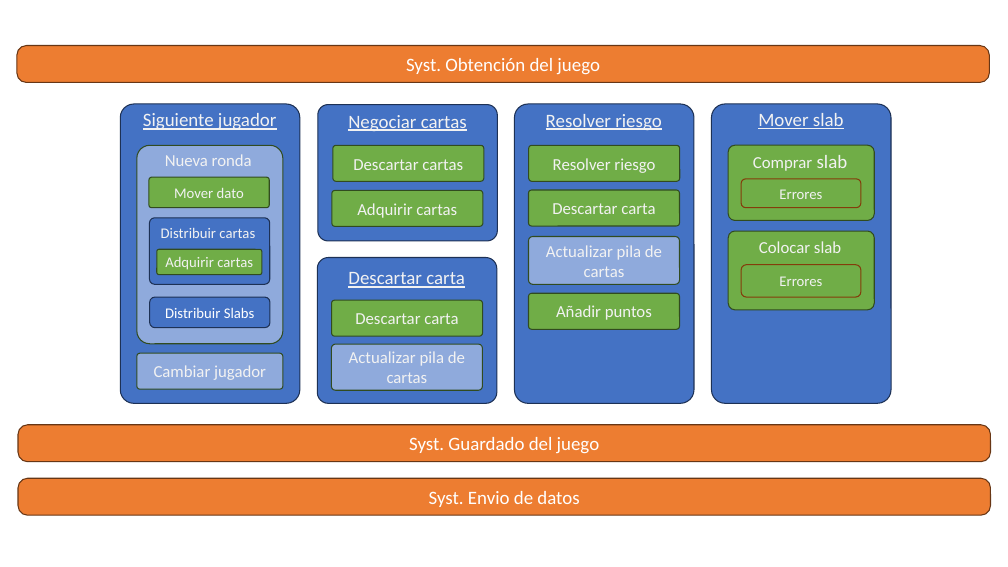
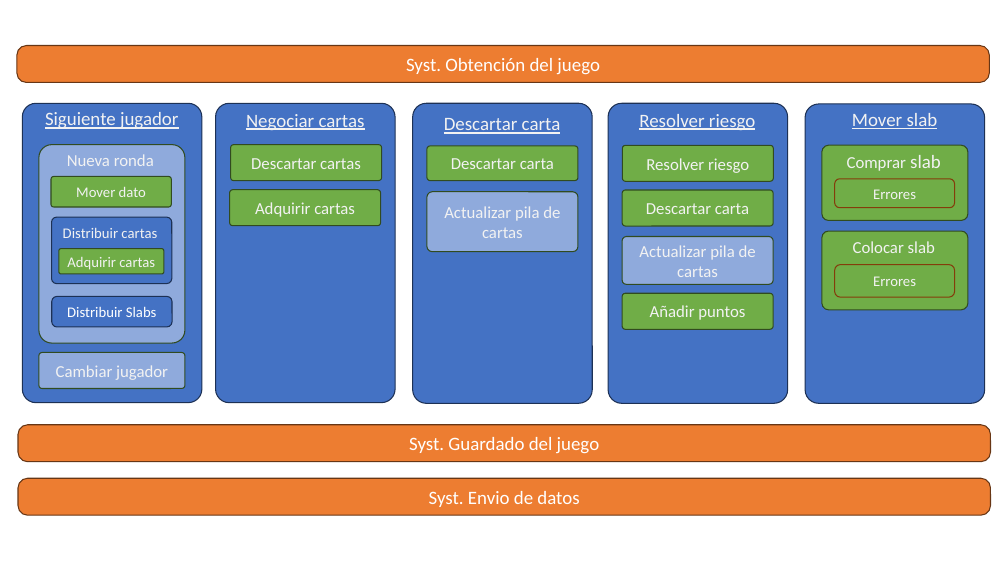
Before and after one commit to elbala2/TFG-AlphaDSGame, a slide deck: slide 1 of Diagramas/Diagrama de m.logico.pptm. Drawn at 1008x567 pixels with LibreOffice and Linux fonts; fonts in the diff are those of the drawing. Boxes give left, top, right and bottom in pixels: in the first picture for what was removed or moved away, otherwise in the second. Text is boxed around its words. In the diff, an @@ line names an element or a change of style, - is before the commit and + after.

```diff
--- a/Diagramas/Diagrama de m.logico.pptm
+++ b/Diagramas/Diagrama de m.logico.pptm
@@ text "Siguiente jugador": place and size @@
-text "Siguiente jugador" at [143, 113, 276, 130]
+text "Siguiente jugador" at [45, 112, 178, 129]
@@ rounded rectangle: place and size @@
-rounded rectangle at [120, 104, 300, 404]
+rounded rectangle at [23, 104, 203, 403]
@@ rounded rectangle: place and size @@
-rounded rectangle at [318, 104, 498, 240]
+rounded rectangle at [216, 104, 395, 403]
@@ text "Descartar carta": place and size @@
-text "Descartar carta" at [348, 272, 465, 288]
+text "Descartar carta" at [444, 118, 561, 134]
@@ rounded rectangle: place and size @@
-rounded rectangle at [318, 258, 498, 404]
+rounded rectangle at [413, 104, 593, 404]
@@ 10 rounded rectangles, 4 texts: place and size @@
-10 rounded rectangles, 4 texts at [514, 104, 892, 404]
+10 rounded rectangles, 4 texts at [608, 104, 985, 404]
@@ rounded rectangle "Descartar carta": place and size @@
-rounded rectangle "Descartar carta" at [332, 300, 483, 337]
+rounded rectangle "Descartar carta" at [427, 146, 578, 181]
@@ rounded rectangle "Actualizar pila de cartas": place and size @@
-rounded rectangle "Actualizar pila de cartas" at [331, 344, 482, 390]
+rounded rectangle "Actualizar pila de cartas" at [427, 192, 578, 252]
@@ 8 rounded rectangles, 3 texts: place and size @@
-8 rounded rectangles, 3 texts at [137, 115, 484, 389]
+8 rounded rectangles, 3 texts at [39, 114, 382, 389]
```
Also in this commit, not shown: 2 other files.
